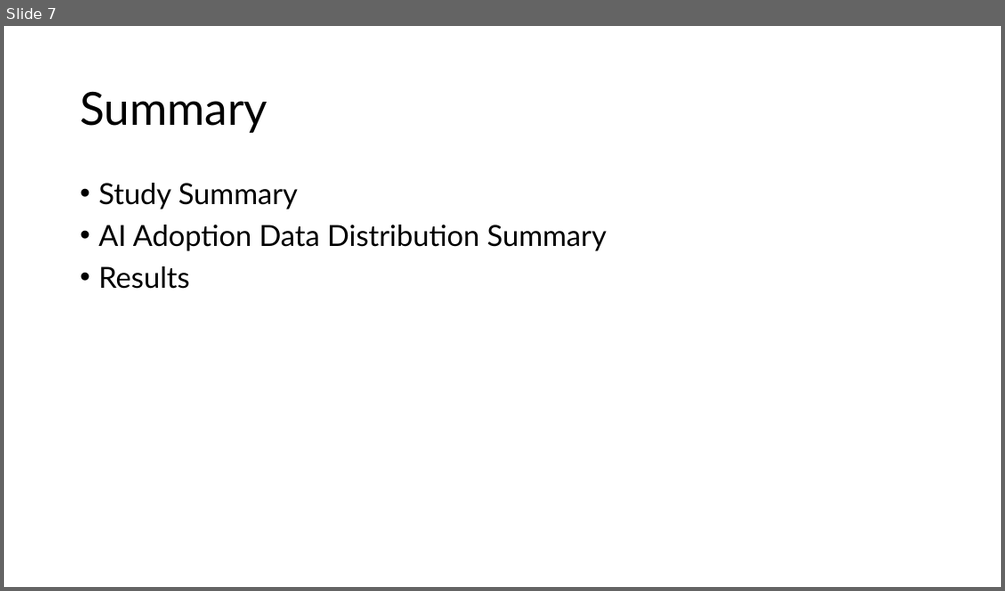
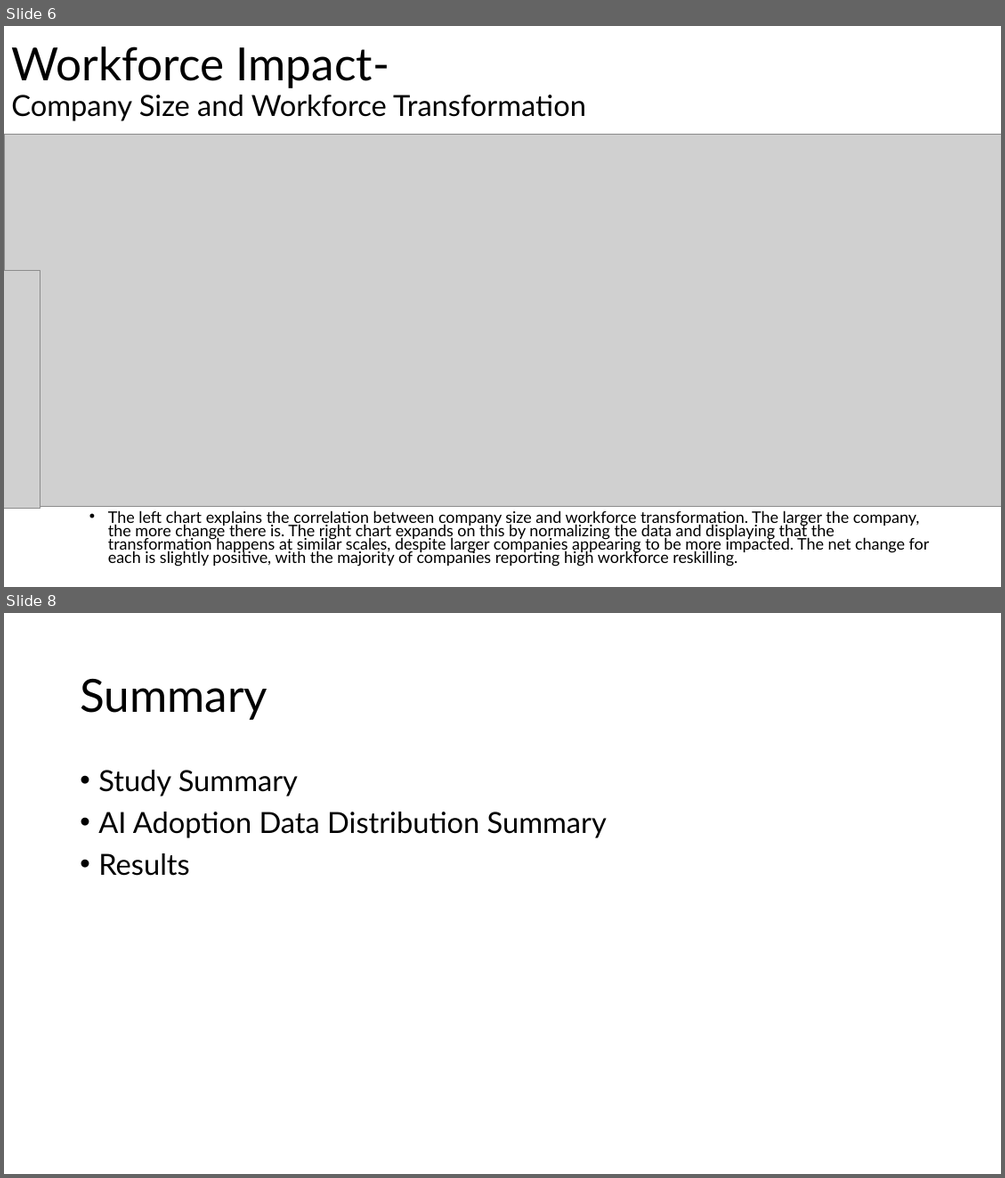
Before and after one commit to S-Shockley/MidtermAIAdoption, a slide deck: Presentation/Global AI Adoption & Workforce Impact Dataset.pptx. Shown one above the other, each under a label of ours: slide 7 before the commit, slides 6 and 8 after it; the slides between them are not shown. The pictures are 1005x591 and 1005x1178 pixels, drawn with LibreOffice and Linux fonts; fonts in the diff are those of the drawing; grey boxes stand for pictures. Boxes give left, top, right and bottom in pixels: in the first picture for what was removed or moved away, otherwise in the second. Text is boxed around its words. In the diff, an @@ line names an element or a change of style, - is before the commit and + after.

```diff
--- a/Presentation/Global AI Adoption & Workforce Impact Dataset.pptx
+++ b/Presentation/Global AI Adoption & Workforce Impact Dataset.pptx
@@ slide 6 added at (x1=4, y1=26, x2=1001, y2=587), background #FFFFFF @@
@@ title added at (x1=11, y1=46, x2=586, y2=121), 28 pt, text #000000 @@
+Workforce Impact-
+Company Size and Workforce Transformation
@@ picture added at (x1=4, y1=134, x2=1001, y2=507) @@
@@ picture added at (x1=4, y1=271, x2=40, y2=508) @@
@@ text added at (x1=108, y1=510, x2=930, y2=566), 15.4 pt, text #000000 @@
+• The left chart explains the correlation between company size and workforce transformation. The larger the company, the more change there is. The right chart expands on this by normalizing the data and displaying that the transformation happens at similar scales, despite larger companies appearing to be more impacted. The net change for each is slightly positive, with the majority of companies reporting high workforce reskilling.
@@ what was slide 7 is now slide 8 @@
```
Also in this commit, not shown: 2 slides changed, 4 other slides added, 5 slides removed, 7 other files.
